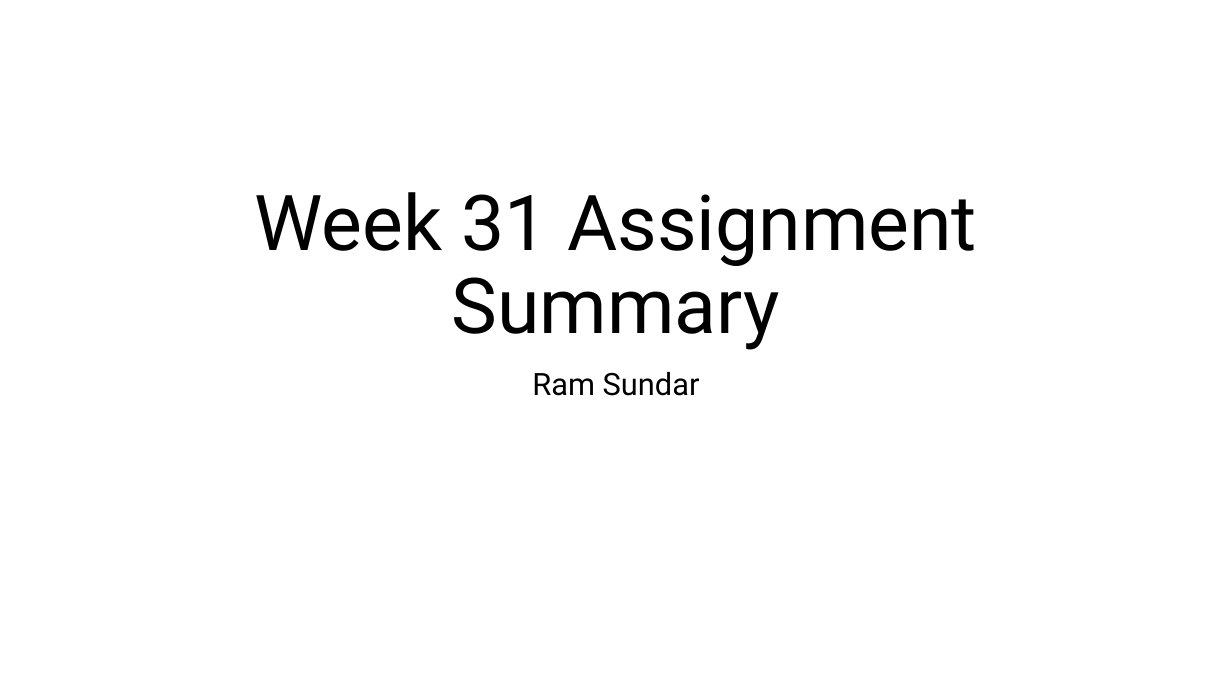
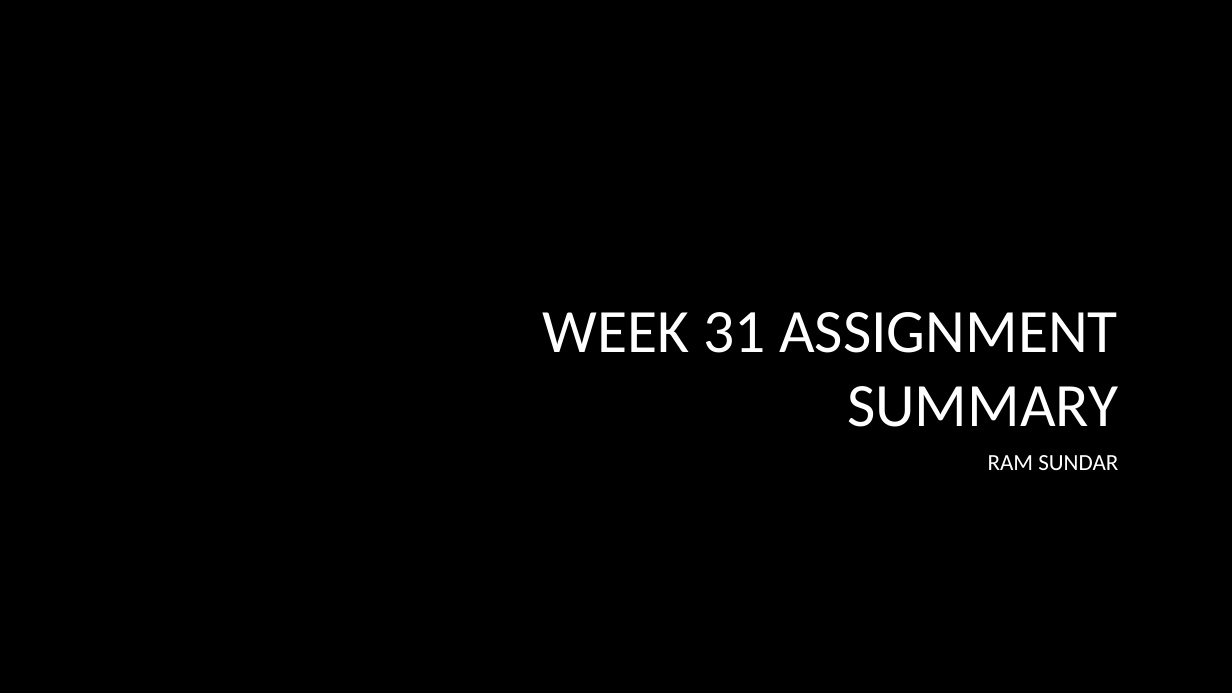
Before and after one commit to mramsundar/IITM-Graded-Projects, a slide deck: slide 1 of Week 31/Week 31 Summary Presentation.pptx. Drawn at 1232x693 pixels with LibreOffice and Linux fonts; fonts in the diff are those of the drawing; background and template pictures are left out. Boxes give left, top, right and bottom in pixels: in the first picture for what was removed or moved away, otherwise in the second. Text is boxed around its words. In the diff, an @@ line names an element or a change of style, - is before the commit and + after.

```diff
--- a/Week 31/Week 31 Summary Presentation.pptx
+++ b/Week 31/Week 31 Summary Presentation.pptx
@@ background #FFFFFF to picture (left out) @@
@@ title at [542,312,1118,427]: text changed; size 60 to 48 pt; font Roboto to Calibri; text colour #000000 to #FFFFFF @@
-Week 31 Assignment Summary
+WEEK 31 ASSIGNMENT SUMMARY
@@ subtitle at [988,455,1118,470]: text changed; size 24 to 18 pt; font Roboto to Calibri; text colour #000000 to #FFFFFF @@
-Ram Sundar
+RAM SUNDAR
```
Also in this commit, not shown: 10 other slides changed, 1 slide added, 3 other files.
